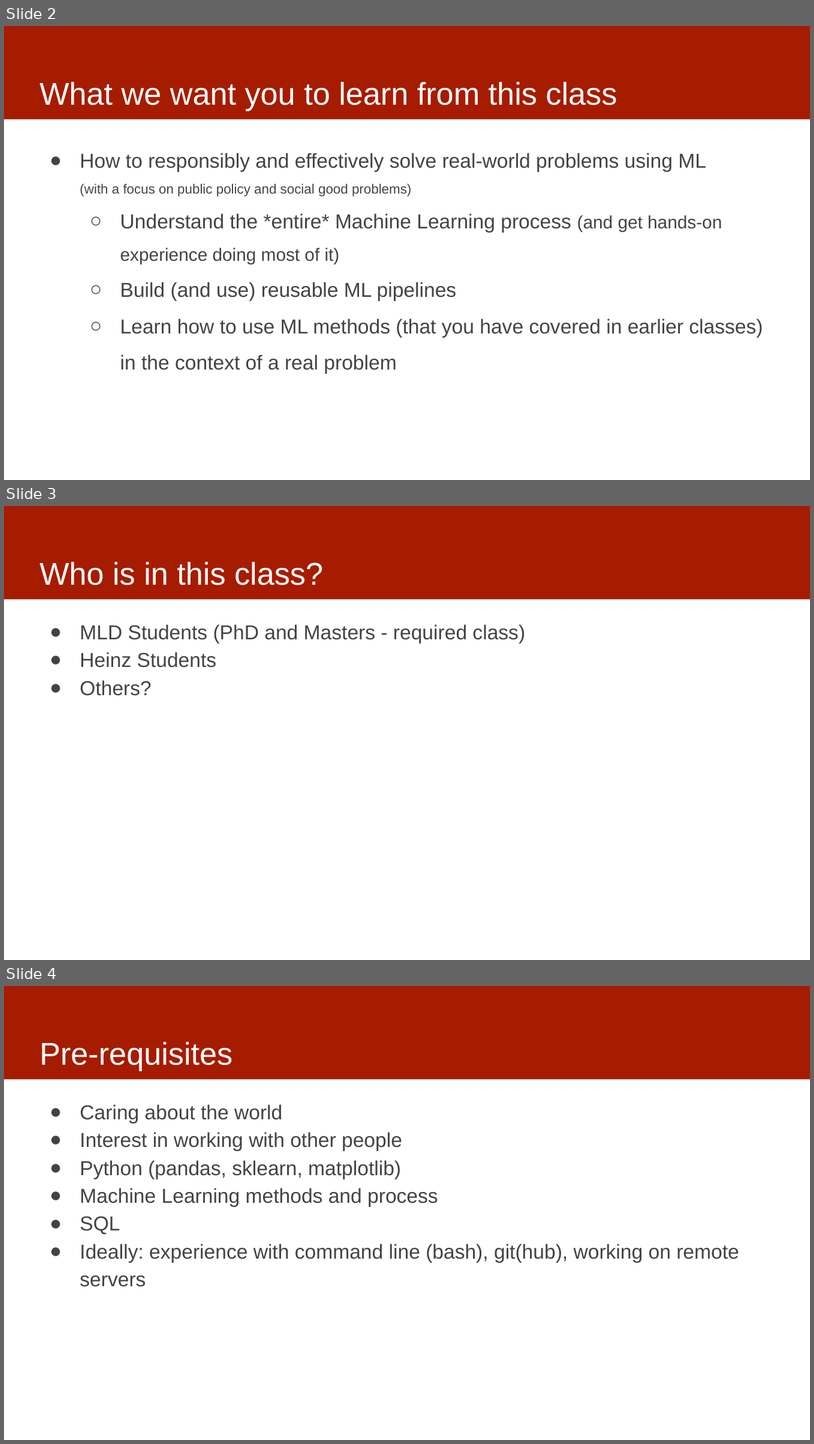
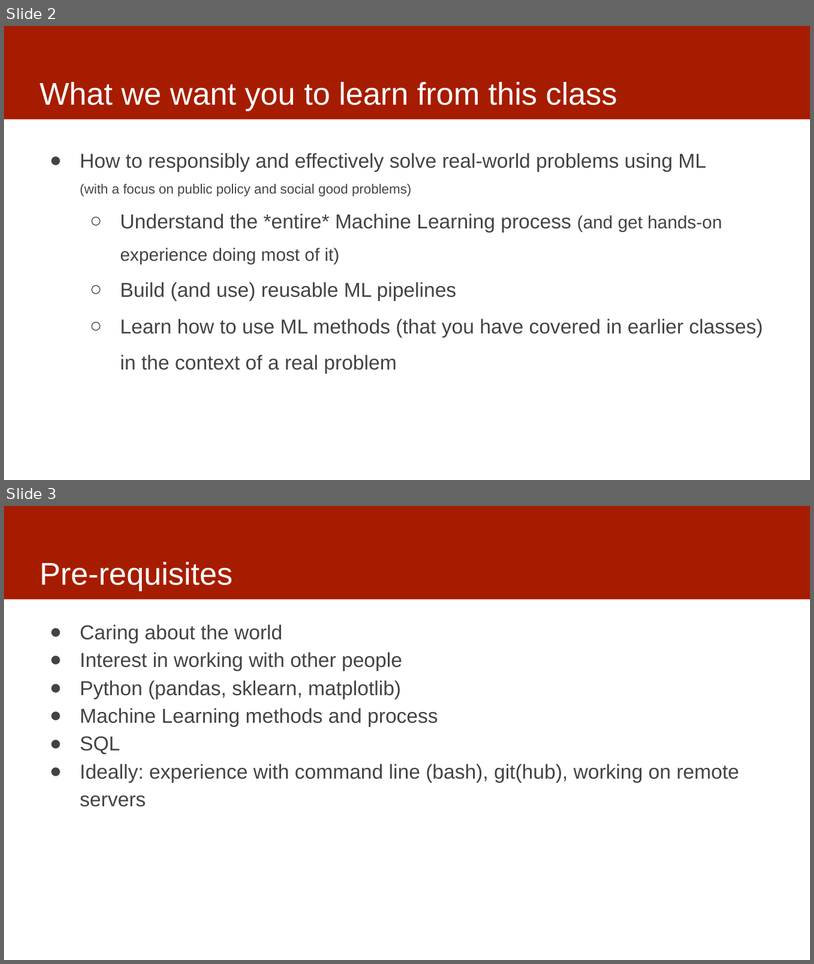
Before and after one commit to dssg/mlforpublicpolicylab, a slide deck: 01 - Intro and Scoping/ClassOverview.pptx. Shown one above the other, each under a label of ours: slides 2, 3 and 4 before the commit, slides 2 and 3 after it. The pictures are 814x1444 and 814x964 pixels, drawn with LibreOffice and Linux fonts; fonts in the diff are those of the drawing. Boxes give left, top, right and bottom in pixels: in the first picture for what was removed or moved away, otherwise in the second. Text is boxed around its words. In the diff, an @@ line names an element or a change of style, - is before the commit and + after.

```diff
--- a/01 - Intro and Scoping/ClassOverview.pptx
+++ b/01 - Intro and Scoping/ClassOverview.pptx
@@ slide 3 removed at <box>4,506,810,960</box>, background #FFFFFF; not listed: 1 template element that a slide beside it also shows @@
@@ title removed at <box>39,562,323,585</box> @@
-Who is in this class?
@@ text removed at <box>80,624,525,696</box> @@
-● MLD Students (PhD and Masters - required class)
-● Heinz Students
-● Others?
@@ what was slide 4 is now slide 3 @@
```
Also in this commit, not shown: 5 slides changed.
